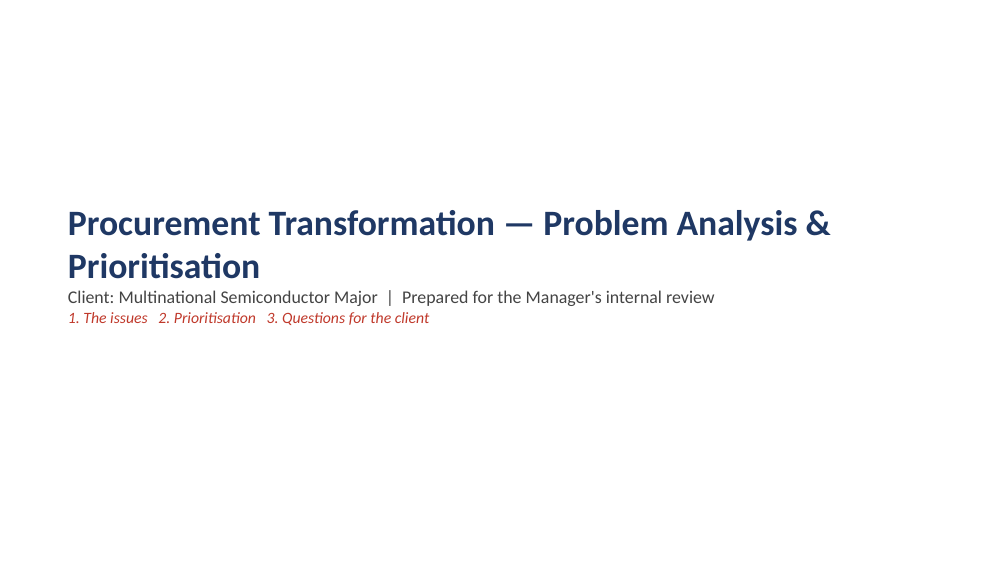
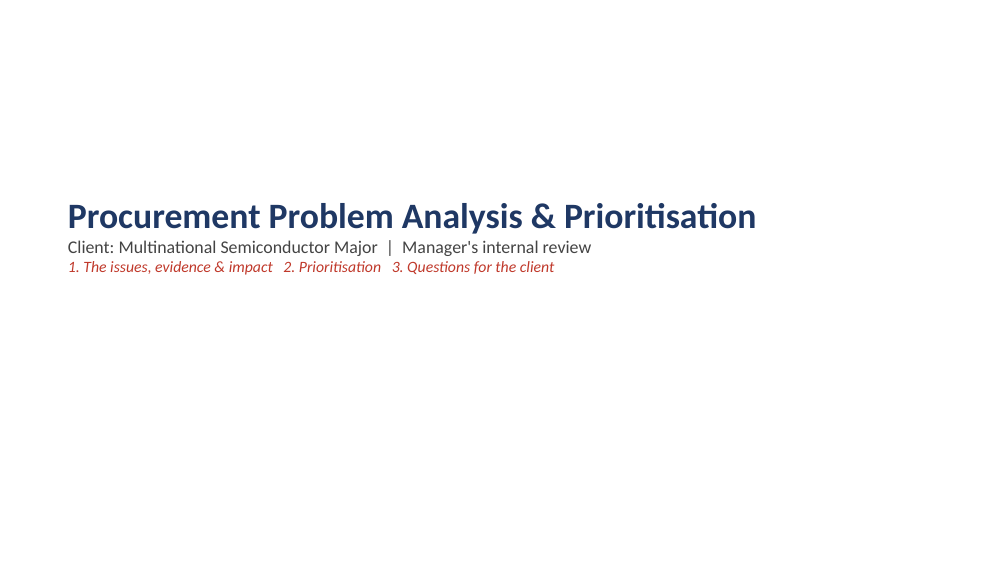
Before and after one commit to DAVIDEJI20/-irri-website, a slide deck: slide 1 of NextTech_Procurement_Analysis.pptx. Drawn at 1008x567 pixels with LibreOffice and Linux fonts; fonts in the diff are those of the drawing. Boxes give left, top, right and bottom in pixels: in the first picture for what was removed or moved away, otherwise in the second. Text is boxed around its words. In the diff, an @@ line names an element or a change of style, - is before the commit and + after.

```diff
--- a/NextTech_Procurement_Analysis.pptx
+++ b/NextTech_Procurement_Analysis.pptx
@@ text at (x1=68, y1=203, x2=756, y2=275): text changed; size 17 to 15 pt; text colour #444444 to #C0392B @@
-Procurement Transformation — Problem Analysis & Prioritisation
-Client: Multinational Semiconductor Major | Prepared for the Manager's internal review
-1. The issues 2. Prioritisation 3. Questions for the client
+Procurement Problem Analysis & Prioritisation
+Client: Multinational Semiconductor Major | Manager's internal review
+1. The issues, evidence & impact 2. Prioritisation 3. Questions for the client
```
Also in this commit, not shown: 9 other slides changed, 2 slides added, 6 slides removed, 1 other file.
